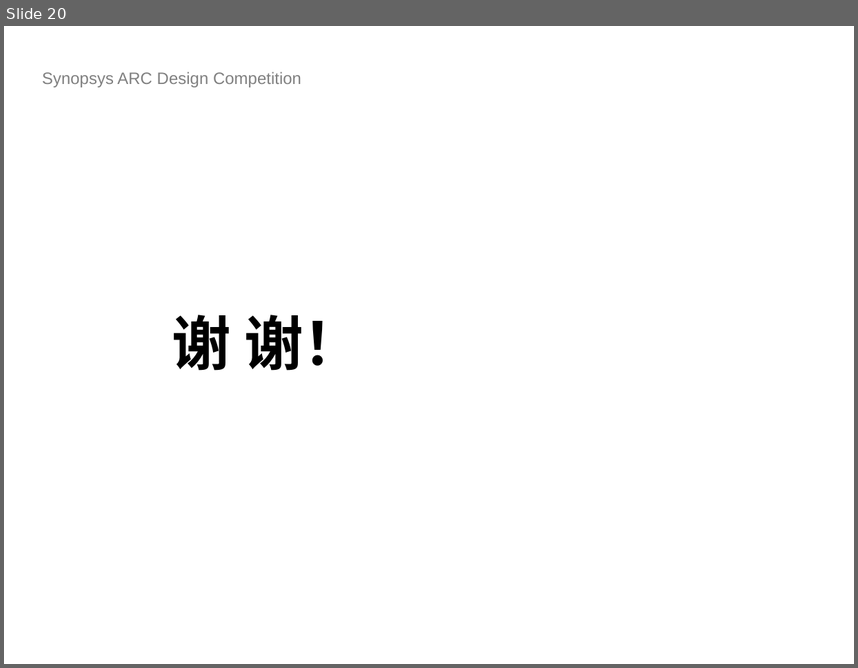
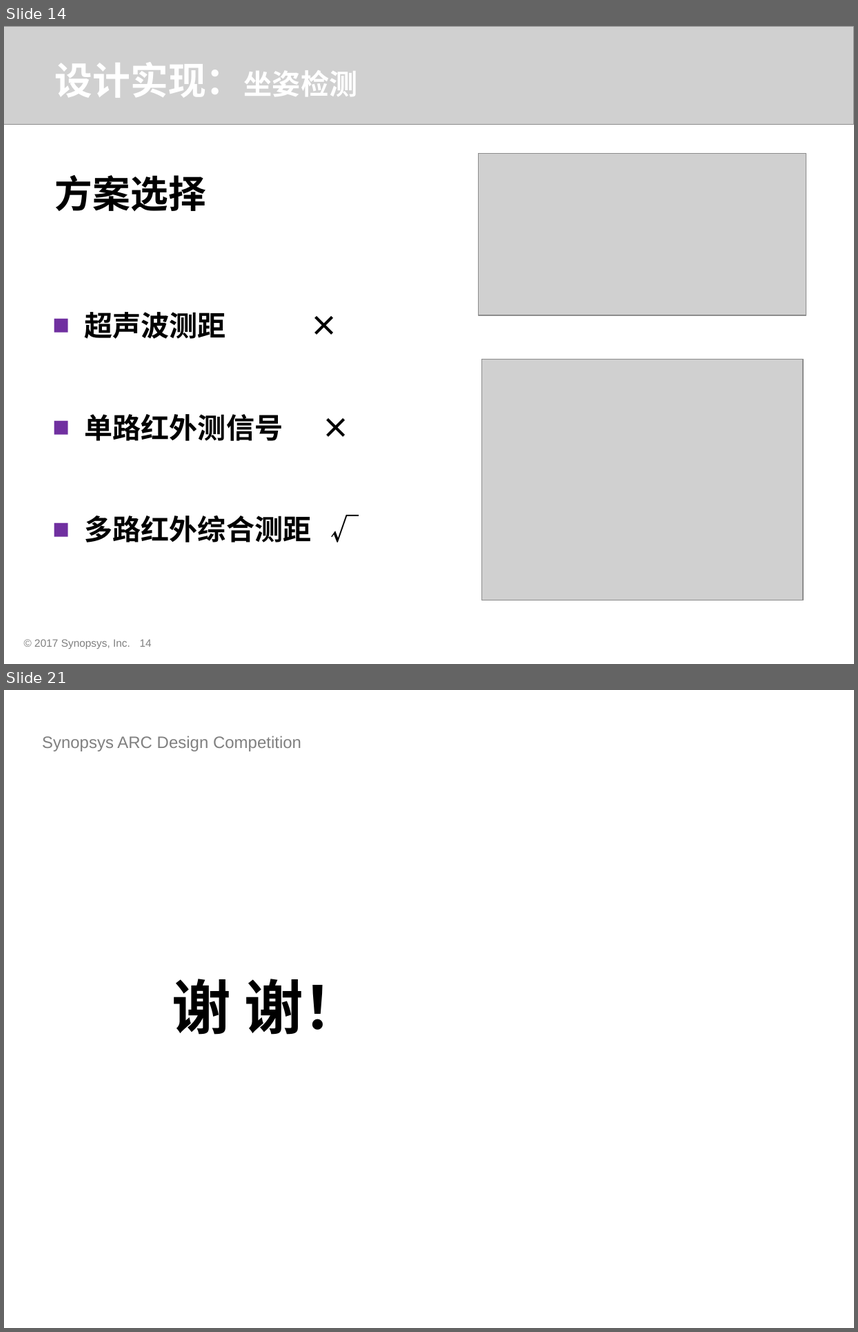
Before and after one commit to foss-for-synopsys-dwc-arc-processors/embarc_applications, a slide deck: arc_design_contest/2018/HUST_SmartLamp/doc/ICC312UP.pptx. Shown one above the other, each under a label of ours: slide 20 before the commit, slides 14 and 21 after it; the slides between them are not shown. The pictures are 858x668 and 858x1332 pixels, drawn with LibreOffice and Linux fonts; fonts in the diff are those of the drawing; grey boxes stand for pictures; background and template pictures are left out. Boxes give left, top, right and bottom in pixels: in the first picture for what was removed or moved away, otherwise in the second. Text is boxed around its words. In the diff, an @@ line names an element or a change of style, - is before the commit and + after.

```diff
--- a/arc_design_contest/2018/HUST_SmartLamp/doc/ICC312UP.pptx
+++ b/arc_design_contest/2018/HUST_SmartLamp/doc/ICC312UP.pptx
@@ slide 14 added at [4,26,854,664], background #FFFFFF @@
@@ picture added at [4,26,854,125] @@
@@ text added at [55,62,357,98], 32 pt, text #FFFFFF, bold @@
+设计实现：坐姿检测
@@ picture added at [478,154,806,315] @@
@@ text added at [55,175,206,211], 32 pt, text #000000, bold @@
+方案选择
@@ text added at [85,312,312,542], 24 pt, text #000000, bold @@
+■ 超声波测距 ×
+■ 单路红外测信号 ×
+■ 多路红外综合测距 √
@@ picture added at [481,359,803,600] @@
@@ text added at [34,639,130,648], 9 pt, text #808080 @@
+© 2017 Synopsys, Inc.
@@ page number added at [140,639,152,646], 9 pt, text #808080 @@
+14
@@ what was slide 20 is now slide 21 @@
```
Also in this commit, not shown: 6 slides changed, 13 other slides added, 13 slides removed.
